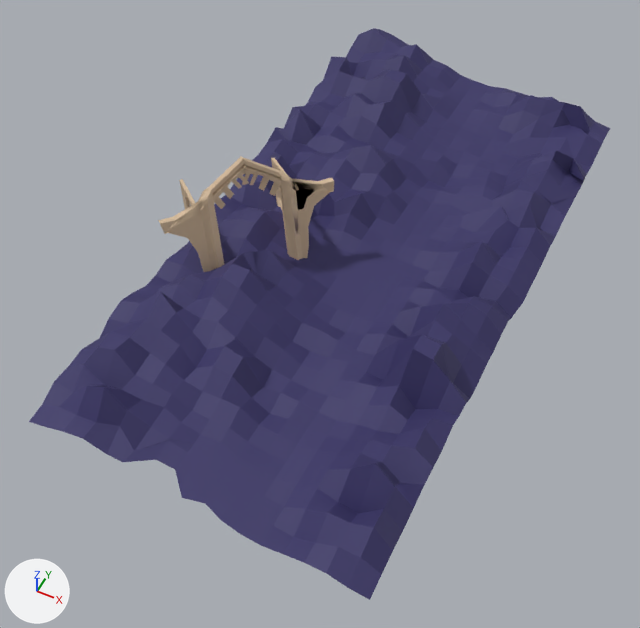
Before and after pictures for a commit that changed the OBJ model models/ground.obj.
Rendered twice from a 50 mm camera at (4.18, -7.92, 9.91) aimed at (0.25, -0.06, 0.09). Arrows for +X, +Y and +Z are at lower left; the lights stay in place. Where no turn or scale is listed for an object, it has been applied to the vertices.

The older version as bpy lines, for what is in view:
```python
mat_material_001 = principled_material('Material.001')
mat_material_001.base_color = (0.0401, 0.0332, 0.134)  # dark blue #383367
mat_material_001.roughness = 0.69
me_cylinder_001 = bpy.data.meshes.new('Cylinder.001')
me_cylinder_001.from_pydata(...)  # 353 vertices, 463 faces; spans x -2.28..-0.05, y -0.84..1.43, z 0.24..2.31
me_cylinder_001.materials.append(mat_material_002)  # beige #d1b898
me_grid = bpy.data.meshes.new('Grid')
me_grid.from_pydata(...)  # 648 vertices, 595 faces; spans x -2.05..2.97, y -3.81..6.3, z 0.19..1.22
me_grid.materials.append(mat_material_001)  # dark blue #383367
ob_cylinder_001 = bpy.data.objects.new('Cylinder.001', me_cylinder_001)
ob_cylinder_001.location = (0.0, 0.0, 0.0)
ob_grid = bpy.data.objects.new('Grid', me_grid)
ob_grid.location = (0.0, 0.0, 0.0)
```
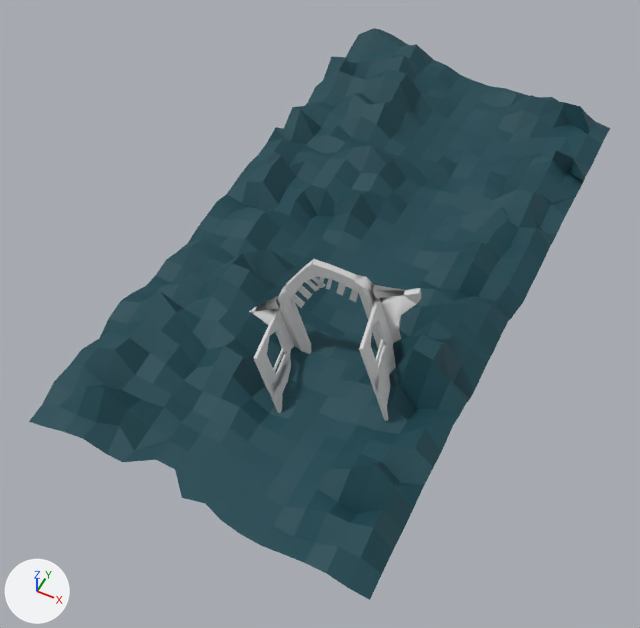
Where the change shows, as pixel boxes [x1, y1, x2, y2] in the pictures (640 x 628 px):
'Grid', recoloured (blue to cyan): [29, 28, 610, 600] in both
'Cylinder', added: after [249, 259, 421, 421]
'Cylinder.001', deleted: before [158, 156, 334, 272]

The change, as a list of edits to the scene's bpy script:
```text
Change mat_material_001:
    mat_material_001.base_color: (0.0401, 0.0332, 0.134) -> (0.00448, 0.0594, 0.0799)  # dark blue #383366 -> dark cyan #0e4550
Add mat_material:
    mat_material = principled_material('Material')
    mat_material.base_color = (0.64, 0.64, 0.64)  # light grey #d1d1d1
    mat_material.roughness = 0.69
Add me_cylinder:
    me_cylinder.from_pydata(...)  # 958 vertices, 874 faces; spans x -0.46..2.03, y -2.05..-0.33, z -0.11..1.86
    me_cylinder.materials.append(mat_material)  # light grey #d1d1d1
Remove ob_cylinder_001:
    ob_cylinder_001 = bpy.data.objects.new('Cylinder.001', me_cylinder_001)
    ob_cylinder_001.location = (0.0, 0.0, 0.0)
Add ob_cylinder:
    ob_cylinder = bpy.data.objects.new('Cylinder', me_cylinder)
    ob_cylinder.location = (0.0, 0.0, 0.0)
```
